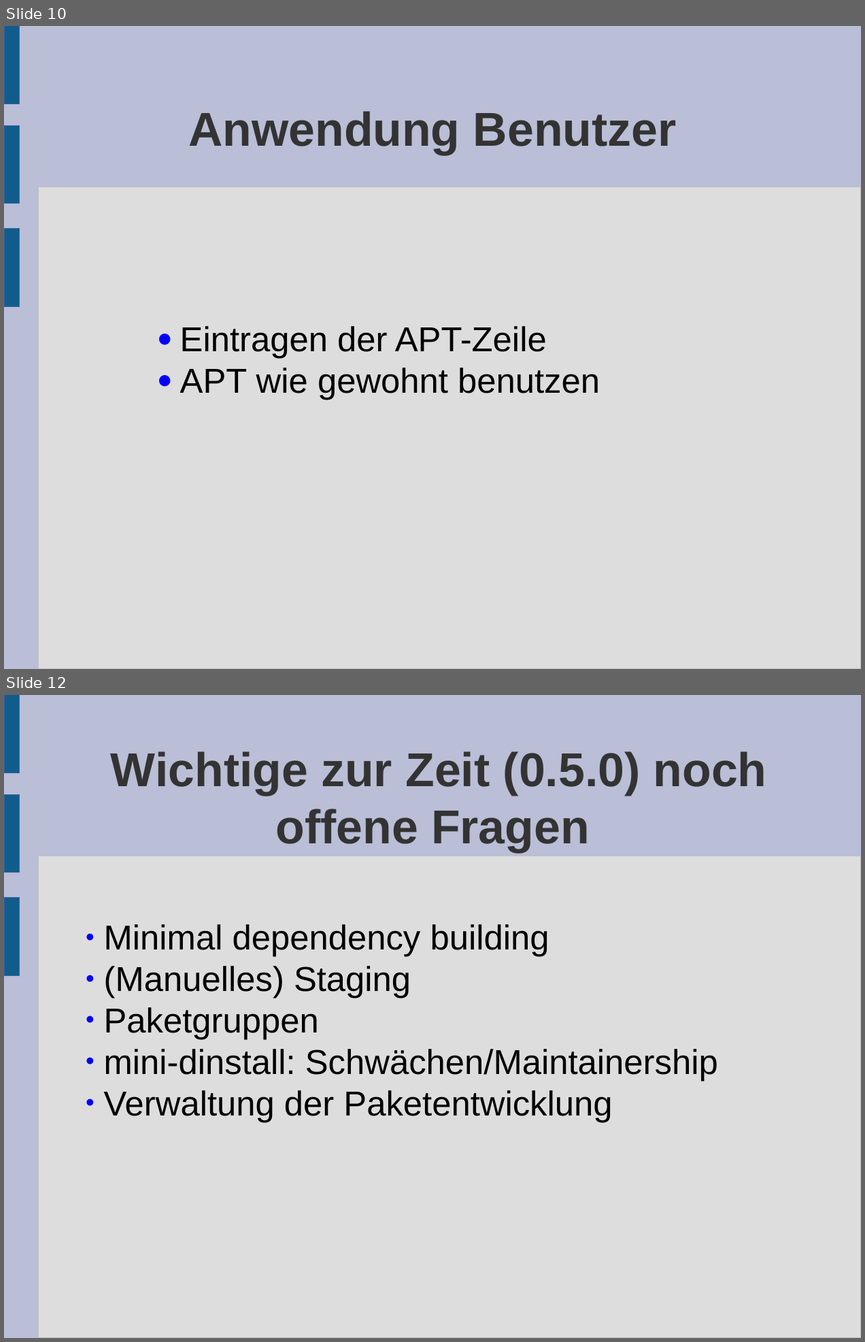
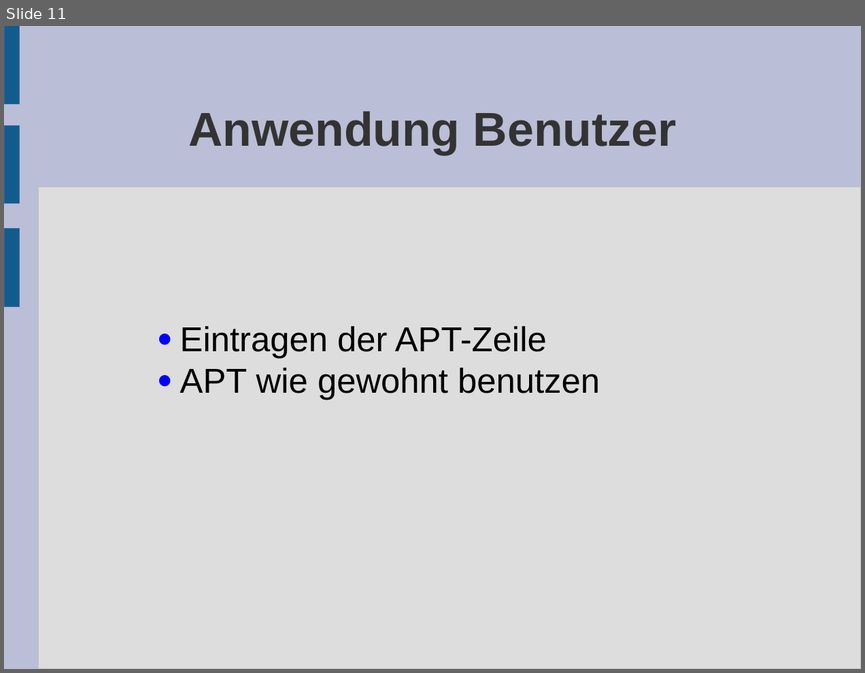
Before and after one commit to SwooshyCueb/mini-buildd, a slide deck: doc/Vortrag.odp. Shown one above the other, each under a label of ours: slides 10 and 12 before the commit, slide 11 after it; the slides between them are not shown. The pictures are 865x1342 and 865x673 pixels, drawn with LibreOffice and Linux fonts; fonts in the diff are those of the drawing. Boxes give left, top, right and bottom in pixels: in the first picture for what was removed or moved away, otherwise in the second. Text is boxed around its words. In the diff, an @@ line names an element or a change of style, - is before the commit and + after.

```diff
--- a/doc/Vortrag.odp
+++ b/doc/Vortrag.odp
@@ slide 12 removed at (x1=4, y1=695, x2=861, y2=1338), background #BABED6; not listed: 4 template elements that a slide beside it also shows @@
@@ title removed at (x1=111, y1=751, x2=767, y2=852) @@
-Wichtige zur Zeit (0.5.0) noch offene Fragen
@@ text removed at (x1=104, y1=924, x2=718, y2=1122) @@
-● Minimal dependency building
-● (Manuelles) Staging
-● Paketgruppen
-● mini-dinstall: Schwächen/Maintainership
-● Verwaltung der Paketentwicklung
@@ what was slide 10 is now slide 11 @@
```
Also in this commit, not shown: 2 slides changed, 2 slides added.
